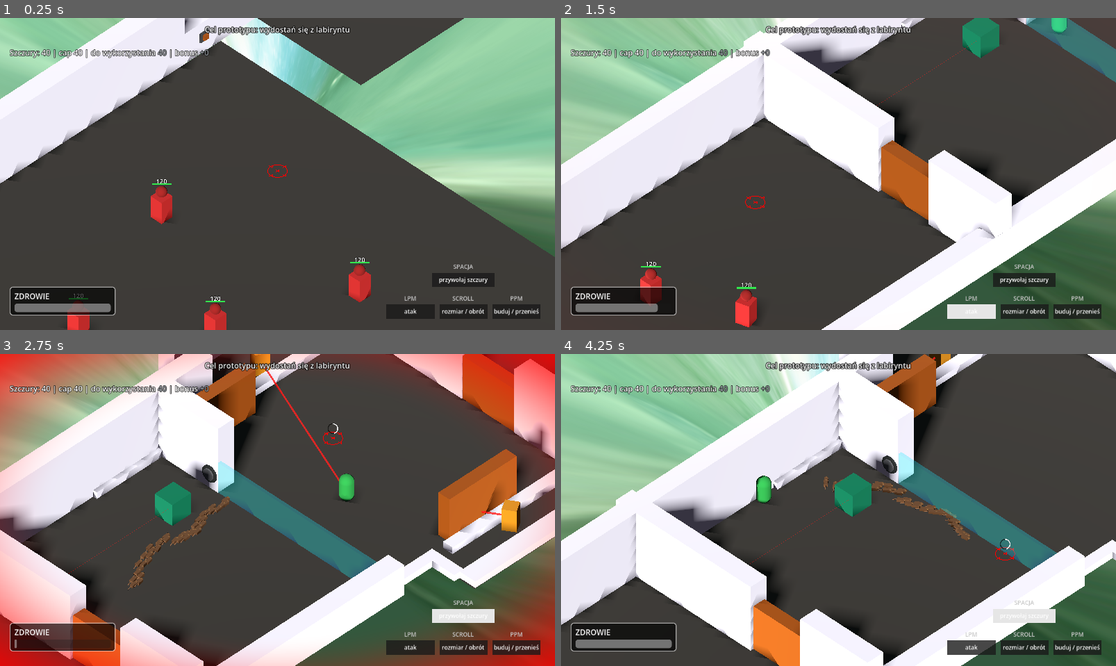
Above: before the commit, frames 1-4 (two rows, left to right).
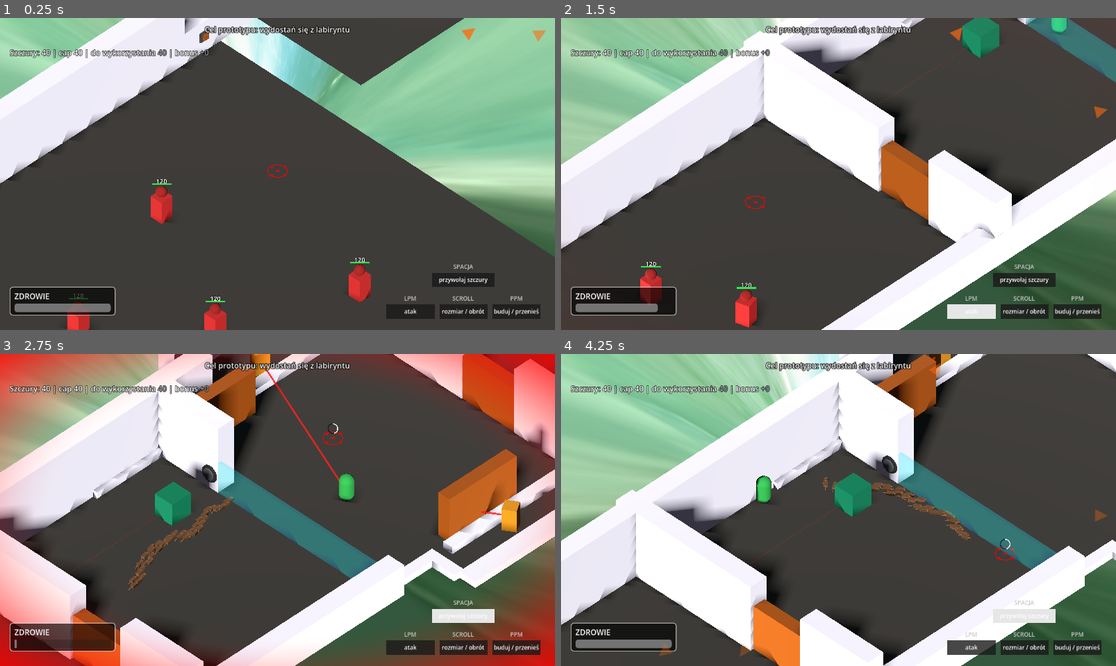
Above: after the commit, the same moments.

Repository: VirtuaIL/ZTGK-Prototyp
Game: Godot game, scene res://scenes/main.tscn
Same seed, same stepped clock (60 frames per second), same inputs: the game is played once before the commit and once after it.
Inputs (mouse positions are in pixels of both pictures, inside the frame that each line leads up to):
- Up to frame 1 (0.25 s): no input
- Up to frame 2 (1.5 s): tap Enter at 0.5 s; move the mouse to (960, 158) at 0.52 s; hold D (move_right) 0.53-1.25 s; hold Space (recall_rats) 0.53-1.25 s; click (960, 158) at 0.67 s; drag from (727, 189) to (810, 236) at 1.27 s
- Up to frame 3 (2.75 s): move the mouse to (333, 441) at 2.02 s; hold D (move_right) from 2.03 s (still down); hold Space (recall_rats) from 2.03 s (still down); click (333, 441) at 2.17 s
- Up to frame 4 (4.25 s): release D (move_right) at 2.75 s; release Space (recall_rats) at 2.75 s; drag from (810, 572) to (672, 463) at 2.77 s; move the mouse to (1005, 556) at 3.52 s; hold A (move_left) from 3.53 s (still down); hold Space (recall_rats) from 3.53 s (still down); click (1005, 556) at 3.67 s

The runs differ from the first frame. In frame 1, 0.1% of the frame differs, in the area x 83-99%, y 3-8%; in frame 2, 0.1%; in frame 3, 0.4%; in frame 4, 0.5%, in the area x 17-99%, y 2-97%.

Commit message:
adding enemies and turrets indicators if they are out of player view

Diff:
--- a/scripts/hitscan_turret.gd
+++ b/scripts/hitscan_turret.gd
@@ -22,6 +22,7 @@
 @onready var laser_mesh: MeshInstance3D = $LaserMesh
 
 func _ready() -> void:
+	add_to_group("turrets")
 	collision_layer = 4 # Layer 3: Movable
 	collision_mask = 31 | (1 << 8)  # Floor (1) + Player (2) + Movable (4) + Walls (8) + Barrier (16) + RatStructures (9)
 	_spawn_position = global_position
--- a/scripts/main.gd
+++ b/scripts/main.gd
@@ -20,6 +20,10 @@
 var _recall_hold_time: float = 0.0
 var _recall_triggered: bool = false
 var _scroll_highlight_timer: float = 0.0
+var indicator_layer: CanvasLayer
+var indicator_root: Control
+var indicator_pool: Array[Label] = []
+var _indicator_blink_time: float = 0.0
 
 # ── UI Theme ──────────────────────────────────────────────────────────────────
 const UI_BG: Color = Color(0.06, 0.06, 0.07, 0.85)
@@ -28,6 +32,14 @@
 const UI_TEXT: Color = Color(0.95, 0.95, 0.95)
 const UI_MUTED: Color = Color(0.78, 0.78, 0.78)
 
+# ── Offscreen Indicators ──────────────────────────────────────────────────────
+@export var indicator_max_distance: float = 26.0
+@export var indicator_min_distance: float = 6.0
+@export var indicator_screen_padding: float = 26.0
+@export var indicator_color: Color = Color(1.0, 0.65, 0.25, 1.0)
+@export var indicator_blink_speed: float = 4.0
+@export var indicator_blink_depth: float = 0.35
+
 # ── Camera look-ahead ─────────────────────────────────────────────────────────
 @export var cam_look_ahead_max: float = 2.0
 @export var cam_look_ahead_deadzone: float = 0.2
@@ -53,6 +65,7 @@
 	_setup_goal_ui()
 	_setup_rat_count_ui()
 	_setup_recall_indicator_ui()
+	_setup_offscreen_indicators_ui()
 
 	rat_manager.setup_player(player)
 	rat_manager.ensure_min_cap()
@@ -307,6 +320,91 @@
 	recall_indicator_layer.add_child(recall_indicator)
 	add_child(recall_indicator_layer)
 
+func _setup_offscreen_indicators_ui() -> void:
+	indicator_layer = CanvasLayer.new()
+	indicator_root = Control.new()
+	indicator_root.set_anchors_preset(Control.PRESET_FULL_RECT)
+	indicator_root.mouse_filter = Control.MOUSE_FILTER_IGNORE
+	indicator_layer.add_child(indicator_root)
+	add_child(indicator_layer)
+
+func _get_indicator(idx: int) -> Label:
+	while indicator_pool.size() <= idx:
+		var lbl = Label.new()
+		lbl.text = "▲"
+		lbl.horizontal_alignment = HORIZONTAL_ALIGNMENT_CENTER
+		lbl.vertical_alignment = VERTICAL_ALIGNMENT_CENTER
+		lbl.mouse_filter = Control.MOUSE_FILTER_IGNORE
+		lbl.custom_minimum_size = Vector2(48, 48)
+		lbl.size = Vector2(48, 48)
+		lbl.pivot_offset = lbl.size * 0.5
+		lbl.add_theme_font_size_override("font_size", 34)
+		lbl.add_theme_color_override("font_color", indicator_color)
+		lbl.visible = false
+		indicator_root.add_child(lbl)
+		indicator_pool.append(lbl)
+	return indicator_pool[idx]
+
+func _update_offscreen_indicators() -> void:
+	if not indicator_layer or not indicator_root or player == null:
+		return
+	var cam := get_viewport().get_camera_3d()
+	if cam == null:
+		return
+
+	var vp_rect: Rect2 = get_viewport().get_visible_rect()
+	var pad: float = indicator_screen_padding
+	var inner_rect := Rect2(Vector2(pad, pad), vp_rect.size - Vector2(pad * 2.0, pad * 2.0))
+	var center: Vector2 = inner_rect.get_center()
+
+	var targets: Array[Node] = []
+	targets.append_array(get_tree().get_nodes_in_group("enemies"))
+	targets.append_array(get_tree().get_nodes_in_group("bosses"))
+	targets.append_array(get_tree().get_nodes_in_group("turrets"))
+
+	var idx: int = 0
+	var ppos: Vector3 = player.global_position
+	for t in targets:
+		var node := t as Node3D
+		if node == null:
+			continue
+		var dist: float = ppos.distance_to(node.global_position)
+		if dist < indicator_min_distance or dist > indicator_max_distance:
+			continue
+
+		var screen_pos: Vector2 = cam.unproject_position(node.global_position)
+		var behind: bool = cam.is_position_behind(node.global_position)
+
+		if not behind and inner_rect.has_point(screen_pos):
+			continue
+
+		var dir: Vector2 = screen_pos - center
+		if dir.length() < 0.001:
+			continue
+		if behind:
+			dir = -dir
+
+		var half: Vector2 = inner_rect.size * 0.5
+		var scale_x: float = half.x / max(0.001, absf(dir.x))
+		var scale_y: float = half.y / max(0.001, absf(dir.y))
+		var scale: float = min(scale_x, scale_y)
+		var pos: Vector2 = center + dir * scale
+
+		var ind := _get_indicator(idx)
+		idx += 1
+		ind.visible = true
+		ind.position = pos - ind.pivot_offset
+		ind.rotation = atan2(dir.y, dir.x) + PI * 0.5
+
+		var t_dist: float = clampf((dist - indicator_min_distance) / max(0.001, indicator_max_distance - indicator_min_distance), 0.0, 1.0)
+		var alpha: float = lerpf(1.0, 0.35, t_dist)
+		var blink: float = 1.0 - indicator_blink_depth + indicator_blink_depth * (0.5 + 0.5 * sin(_indicator_blink_time * indicator_blink_speed))
+		alpha *= blink
+		ind.modulate = Color(indicator_color.r, indicator_color.g, indicator_color.b, alpha)
+
+	for i in range(idx, indicator_pool.size()):
+		indicator_pool[i].visible = false
+
 func _update_rat_count_ui() -> void:
 	if not rat_count_label or not rat_manager:
 		return
@@ -335,6 +433,7 @@
 func _process(delta: float) -> void:
 	_update_rat_count_ui()
 	_update_recall_hold(delta)
+	_indicator_blink_time += delta
 
 	# ── Update Action Colors (LPM, SCROLL, PPM) ──
 	var highlight_color = Color(0.9, 0.9, 0.9, 1.0)
@@ -389,6 +488,8 @@
 		var current_focus := cam.position - offset
 		cam.look_at(current_focus, Vector3.UP)
 
+	_update_offscreen_indicators()
+
 
 func _unhandled_input(event: InputEvent) -> void:
 	if event.is_action_pressed("toggle_cheatsheet"):
--- a/scripts/turret.gd
+++ b/scripts/turret.gd
@@ -24,6 +24,7 @@
 @onready var fire_point: Vector3 = Vector3(0, 0.7, 0) # Adjust based on the turret mesh
 
 func _ready() -> void:
+	add_to_group("turrets")
 	collision_layer = 4 # Layer 3: Movable
 	collision_mask = 31 | (1 << 8)  # Floor (1) + Player (2) + Movable (4) + Walls (8) + Barrier (16) + RatStructures (9)
 	_spawn_position = global_position
